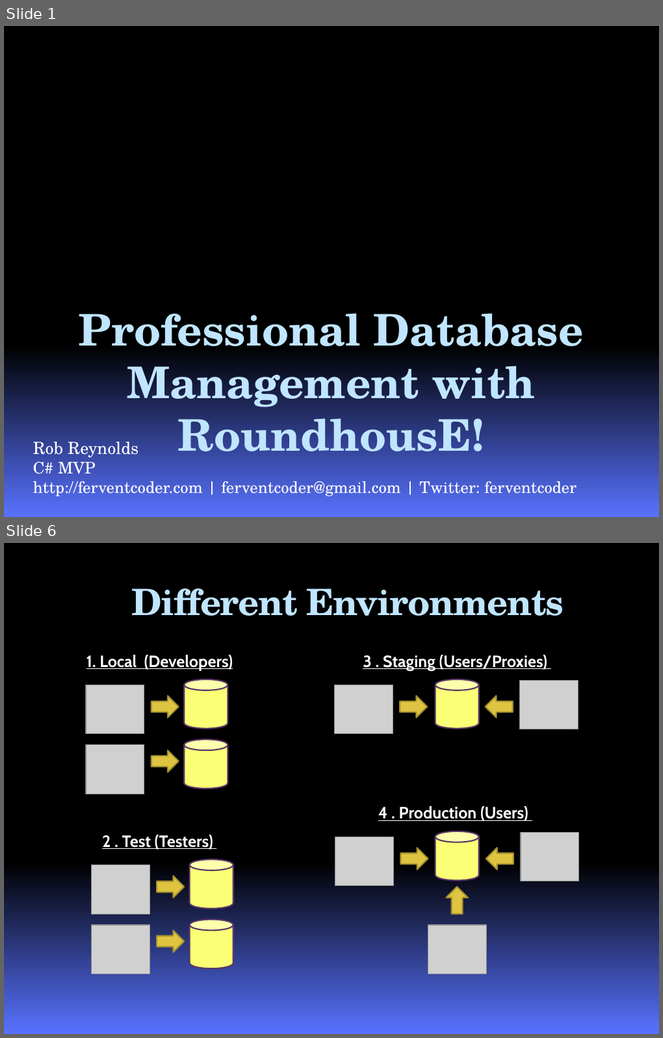
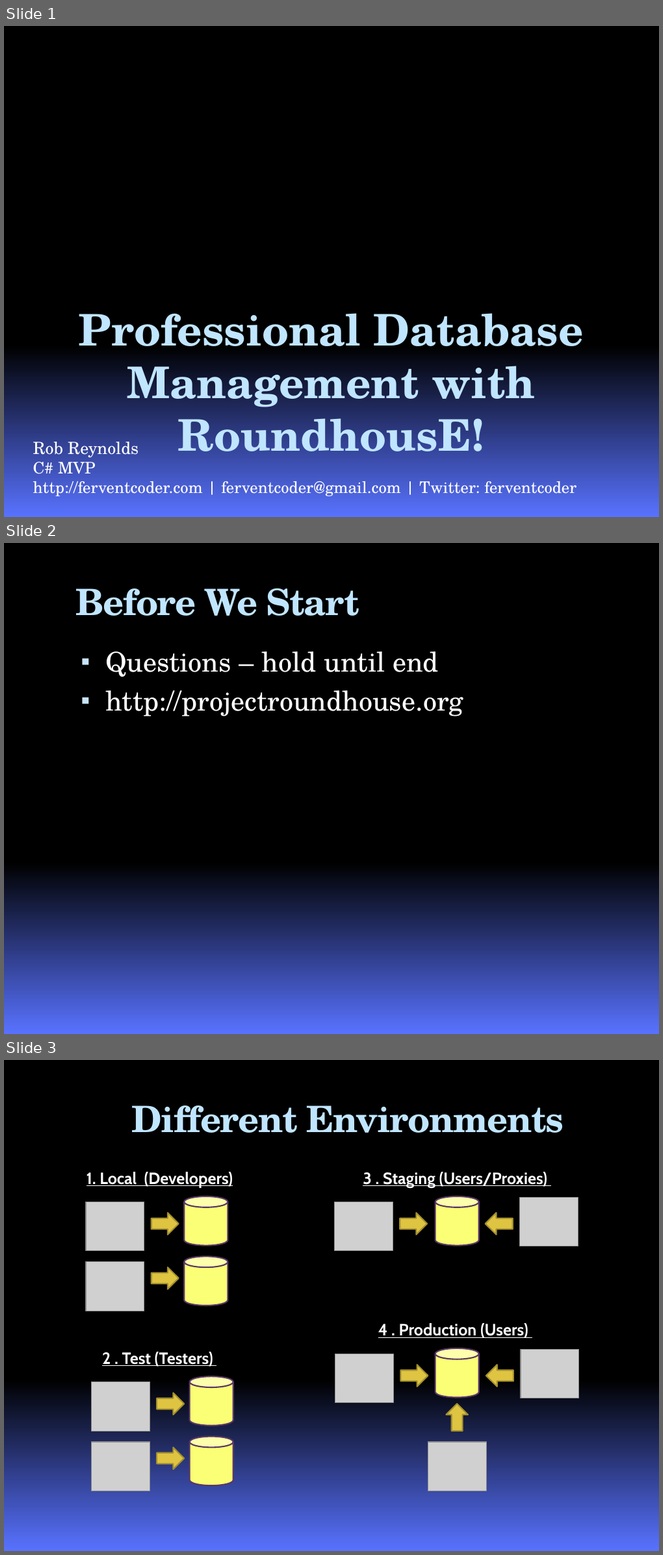
Before and after one commit to google-code-export/roundhouse, a slide deck: branches/nhibernate/docs/RoundhousEPresentation.pptx. Shown one above the other, each under a label of ours: slides 1 and 6 before the commit, slides 1, 2 and 3 after it; the slides between them are not shown. The pictures are 663x1038 and 663x1555 pixels, drawn with LibreOffice and Linux fonts; fonts in the diff are those of the drawing; grey boxes stand for pictures; background and template pictures are left out. Boxes give left, top, right and bottom in pixels: in the first picture for what was removed or moved away, otherwise in the second. Text is boxed around its words. In the diff, an @@ line names an element or a change of style, - is before the commit and + after.

```diff
--- a/branches/nhibernate/docs/RoundhousEPresentation.pptx
+++ b/branches/nhibernate/docs/RoundhousEPresentation.pptx
@@ slide 2 added at box(4, 543, 659, 1034), background gradient #000000 to #5972FF @@
@@ title added at box(76, 588, 360, 616), 40 pt, text #C0E5FF, bold @@
+Before We Start
@@ text added at box(105, 652, 464, 717), 30 pt, text #FFFFFF @@
+▪ Questions – hold until end
+▪ http://projectroundhouse.org
@@ what was slide 6 is now slide 3 @@
```
Also in this commit, not shown: 2 slides changed, 8 other slides added, 3 slides removed, 44 other files.
